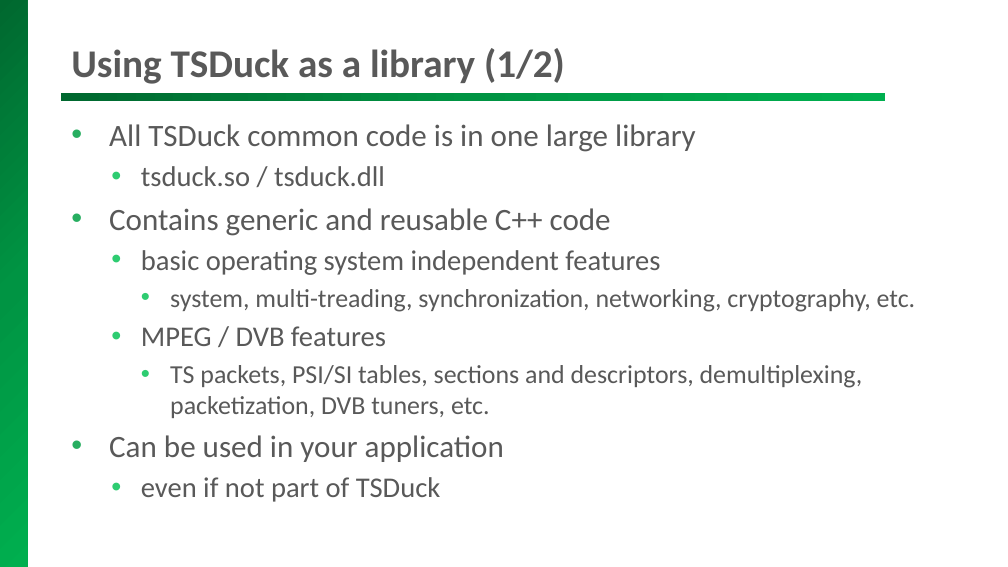
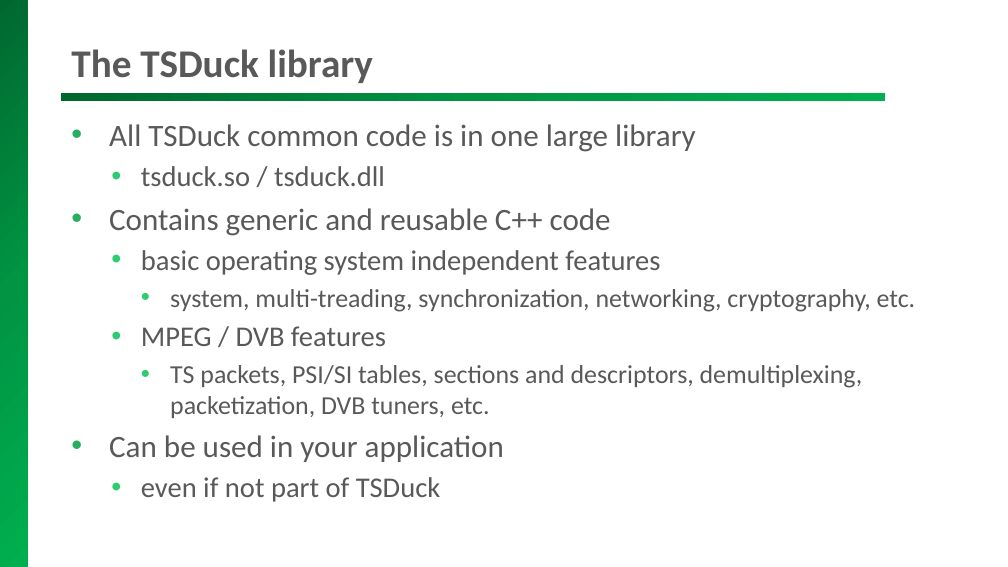
Before and after one commit to tsduck/tsduck, a slide deck: slide 29 of doc/tsduck-presentation.pptx. Drawn at 1008x567 pixels with LibreOffice and Linux fonts; fonts in the diff are those of the drawing; background and template pictures are left out. Boxes give left, top, right and bottom in pixels: in the first picture for what was removed or moved away, otherwise in the second. Text is boxed around its words. In the diff, an @@ line names an element or a change of style, - is before the commit and + after.

```diff
--- a/doc/tsduck-presentation.pptx
+++ b/doc/tsduck-presentation.pptx
@@ title at [71,49,373,83]: text changed @@
-Using TSDuck as a library (1/2)
+The TSDuck library
```
Also in this commit, not shown: 5 other slides changed, 2 slides added, 17 other files.
